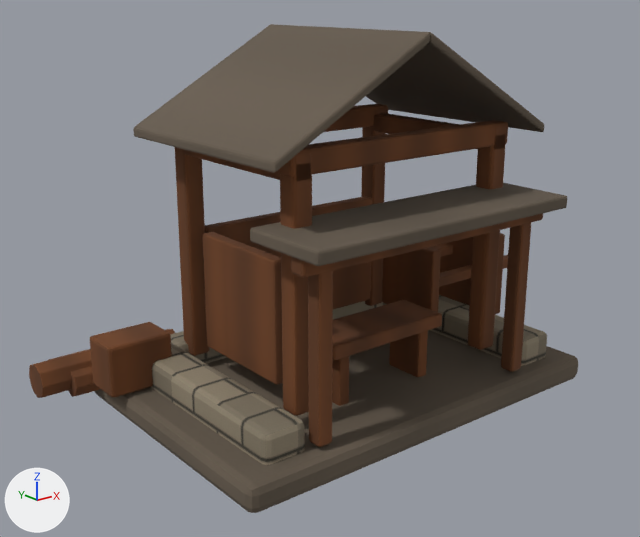
A saved change to the Blender file art-source/valoria/production/sawmill-family-v1/state2/SawmillState2V1.blend.
Before and after are seen from a 50 mm lens placed at (-21.08, -12.65, 12.14), pointed at (-14.62, -4.57, 8.91). Every picture has the same lights, and +X, +Y and +Z are marked at lower left. The picture after the commit comes second.

Names of what the first picture shows: 'Sawmill_State2_Foundation', 'Sawmill_State2_Frame', 'Sawmill_State2_Infill', 'Sawmill_State2_Roof', 'Sawmill_State2_Storage', 'Sawmill_State2_WorkFace'.
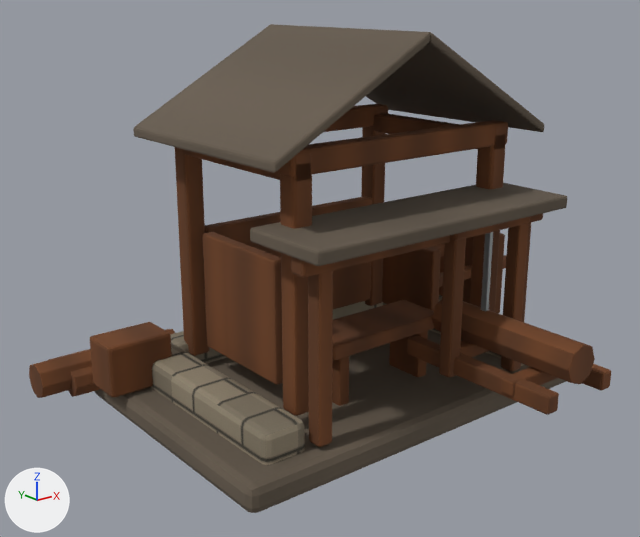
Commit message: Persist isolated editable family source: valoria-sawmill-state2-v1

Boxes [x1, y1, x2, y2] around the edits, measured in the pictures (640 x 537 px):
'Sawmill_State2_SawRig', added
    after: [407, 217, 611, 415]
    faces in mat_eldoria_timber: [407, 299, 611, 415]
    faces in mat_eldoria_timber_dark: [434, 217, 557, 397]
    faces in mat_eldoria_metal (grey #909597): [481, 232, 493, 312]

The change, as a diff of the scene's bpy script:
```diff
--- a/art-source/valoria/production/sawmill-family-v1/state2/SawmillState2V1.blend.py
+++ b/art-source/valoria/production/sawmill-family-v1/state2/SawmillState2V1.blend.py
@@ mat_eldoria_metal @@
+mat_eldoria_metal = principled_material('Eldoria_metal')
+mat_eldoria_metal.base_color = (0.28, 0.3, 0.31)  # grey #909597
+mat_eldoria_metal.metallic = 0.65
+mat_eldoria_metal.roughness = 0.55
@@ me_s2_sawframepostl_authored @@
+me_s2_sawframepostl_authored.from_pydata(...)  # 560 vertices, 1084 faces; spans x 0.15..1.45, y -3.14..-0.99, z 0.71..2.58
+# faces by material slot: [540, 108, 436]
+me_s2_sawframepostl_authored.materials.append(mat_eldoria_timber_dark)
+me_s2_sawframepostl_authored.materials.append(mat_eldoria_metal)  # grey #909597
+me_s2_sawframepostl_authored.materials.append(mat_eldoria_timber)
@@ ob_sawmill_state2_sawrig @@
+ob_sawmill_state2_sawrig = bpy.data.objects.new('Sawmill_State2_SawRig', me_s2_sawframepostl_authored)
+ob_sawmill_state2_sawrig.location = (-14.1, -4.35, 7.1)
```
